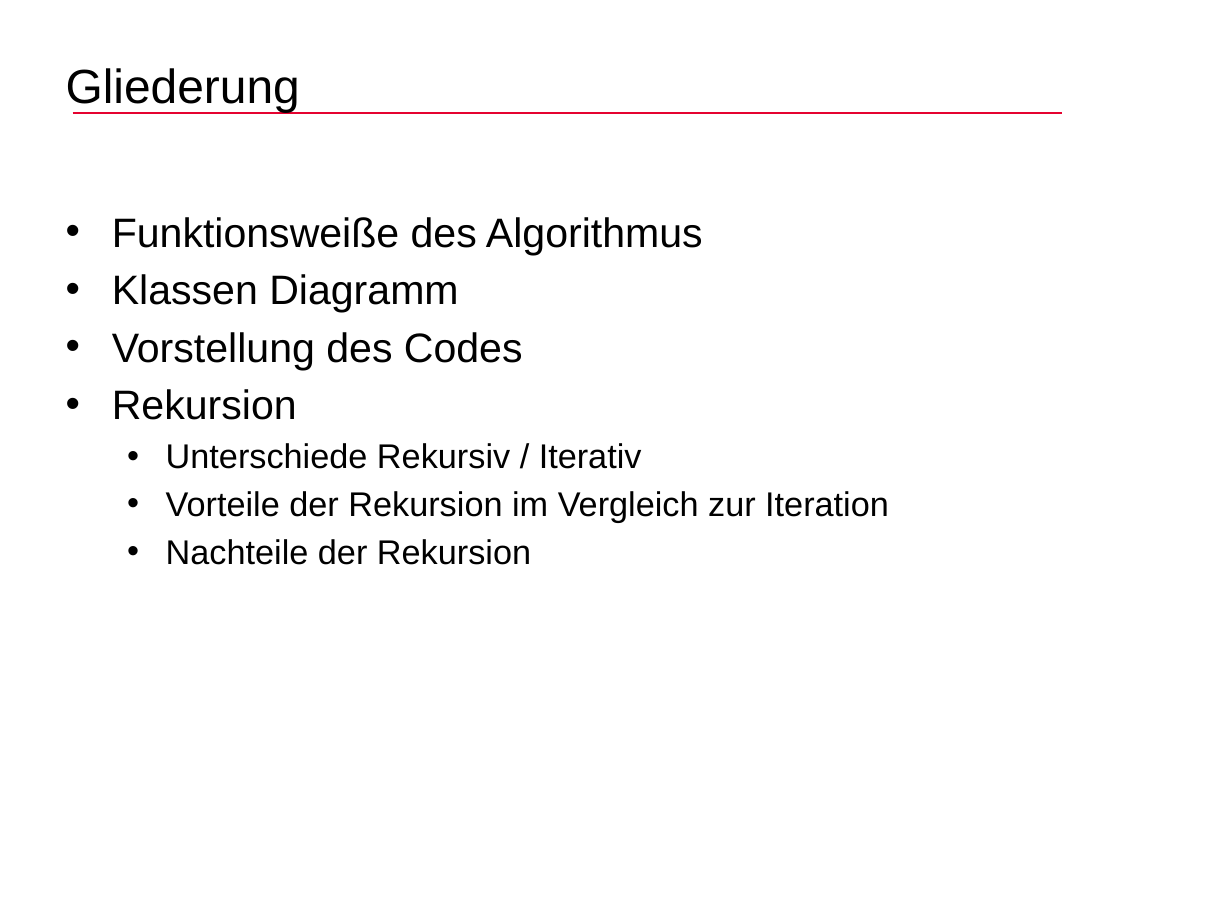
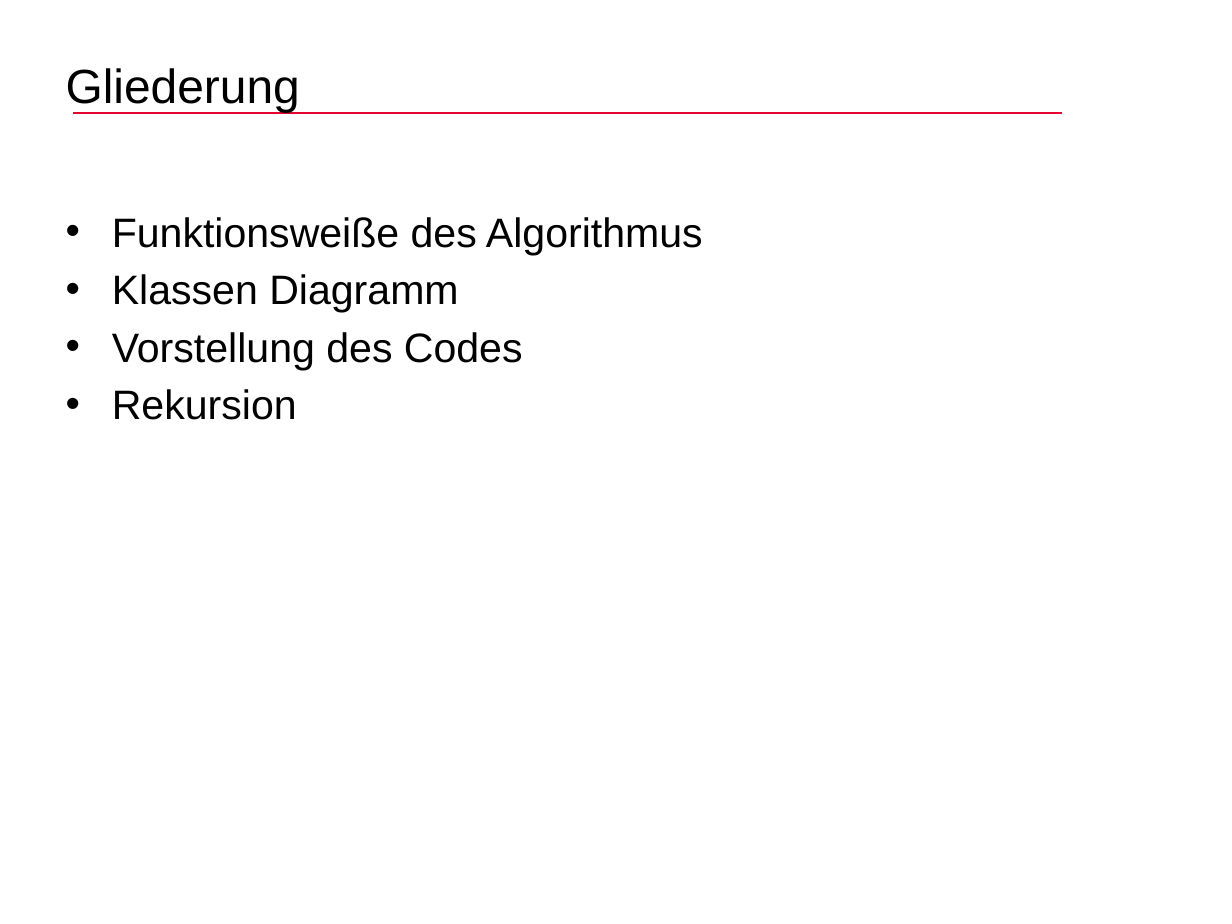
Before and after one commit to JonathanGunt/In-Place-Algorithmus, a slide deck: slide 2 of Präsentation/Quicksort.pptx. Drawn at 1232x924 pixels with LibreOffice and Linux fonts; fonts in the diff are those of the drawing; background and template pictures are left out. Boxes give left, top, right and bottom in pixels: in the first picture for what was removed or moved away, otherwise in the second. Text is boxed around its words. In the diff, an @@ line names an element or a change of style, - is before the commit and + after.

Commit message:
Rekursion fertig beschrieben

```diff
--- a/Präsentation/Quicksort.pptx
+++ b/Präsentation/Quicksort.pptx
@@ text at (166, 443, 889, 565): paragraphs removed @@
-  • Unterschiede Rekursiv / Iterativ
-  • Vorteile der Rekursion im Vergleich zur Iteration
-  • Nachteile der Rekursion
```
Also in this commit, not shown: 2 other slides changed, 4 slides added, 1 slide removed, 6 other files.
